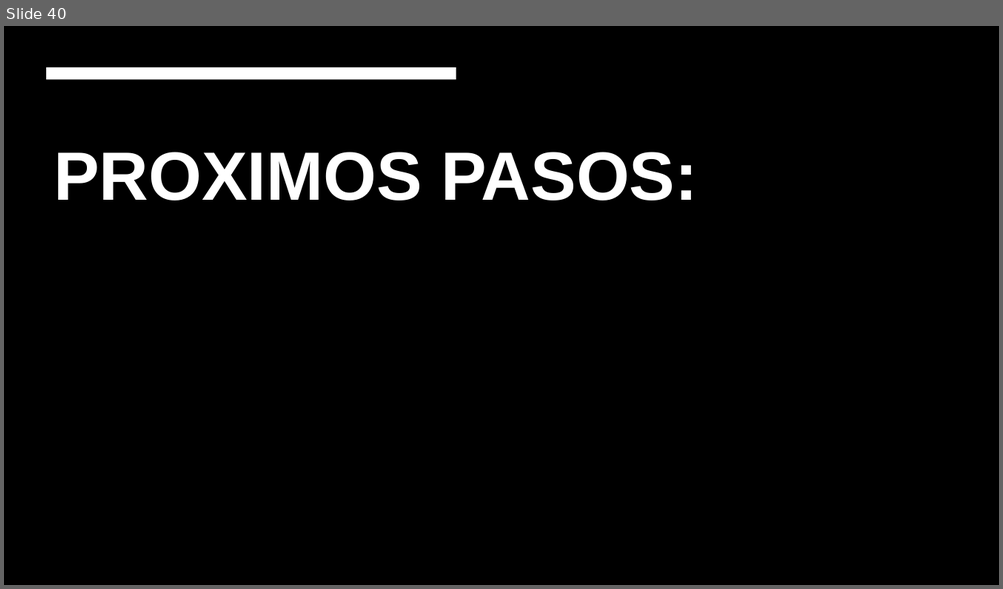
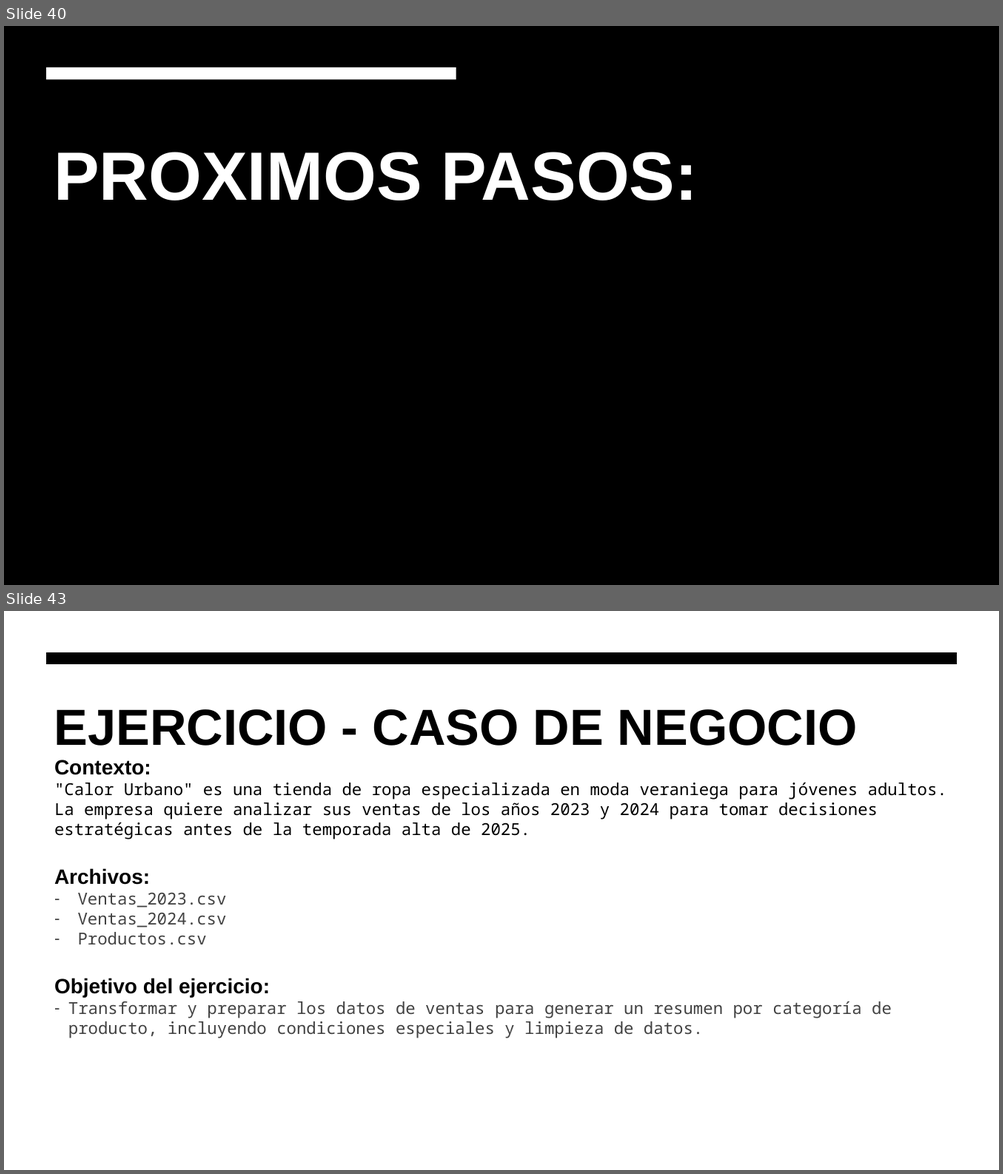
Before and after one commit to EnriqRP/PowerBI, a slide deck: 05 - FicherosInforme/Analítica de datos - Sesion 08 FINAL.pptx. Shown one above the other, each under a label of ours: slide 40 before the commit, slides 40 and 43 after it; the slides between them are not shown. The pictures are 1003x589 and 1003x1174 pixels, drawn with LibreOffice and Linux fonts; fonts in the diff are those of the drawing; background and template pictures are left out. Boxes give left, top, right and bottom in pixels: in the first picture for what was removed or moved away, otherwise in the second. Text is boxed around its words. In the diff, an @@ line names an element or a change of style, - is before the commit and + after.

```diff
--- a/05 - FicherosInforme/Analítica de datos - Sesion 08 FINAL.pptx
+++ b/05 - FicherosInforme/Analítica de datos - Sesion 08 FINAL.pptx
@@ slide 43 added at [4, 611, 999, 1170], background #FFFFFF @@
@@ freeform shape added at [46, 652, 957, 665], fill #000000 @@
@@ title added at [54, 709, 857, 746], 49 pt, text #000000, bold @@
+EJERCICIO - CASO DE NEGOCIO
@@ text added at [54, 760, 947, 1038], 16 pt, text #000000 @@
+Contexto:
+"Calor Urbano" es una tienda de ropa especializada en moda veraniega para jóvenes adultos. La empresa quiere analizar sus ventas de los años 2023 y 2024 para tomar decisiones estratégicas antes de la temporada alta de 2025.
+Archivos:
+– Ventas_2023.csv
+– Ventas_2024.csv
+– Productos.csv
+Objetivo del ejercicio:
+– Transformar y preparar los datos de ventas para generar un resumen por categoría de producto, incluyendo condiciones especiales y limpieza de datos.
```
Also in this commit, not shown: 2 slides changed, 3 other slides added, 1 other file.
